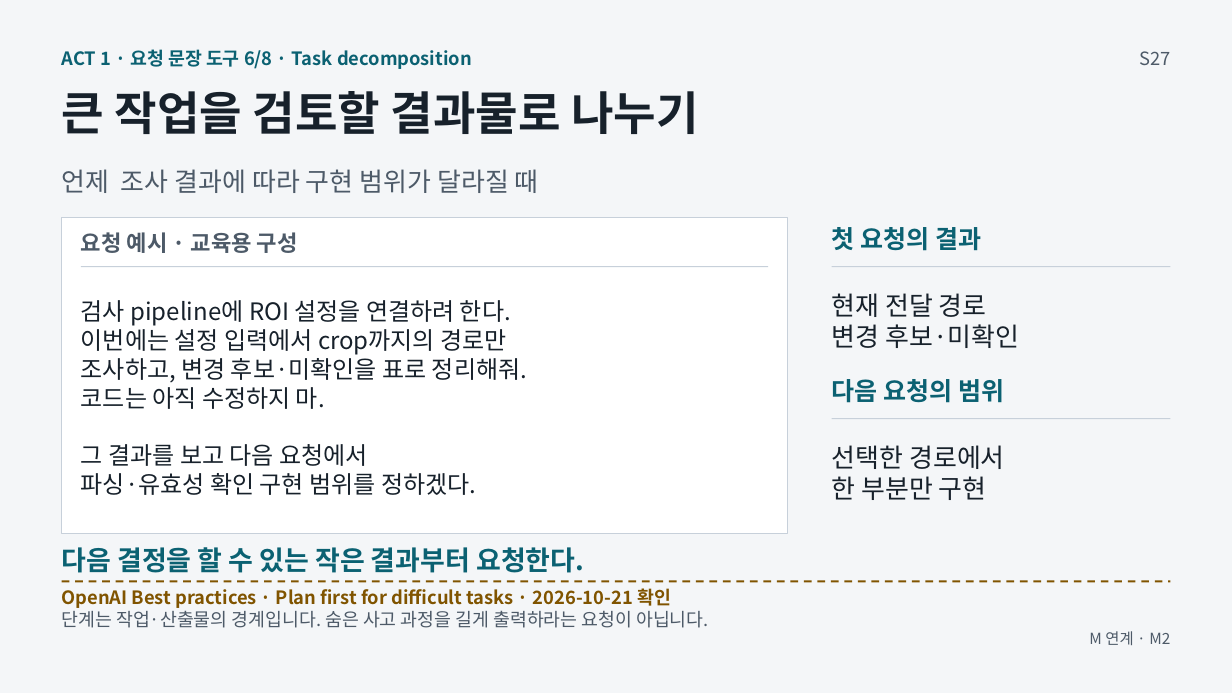
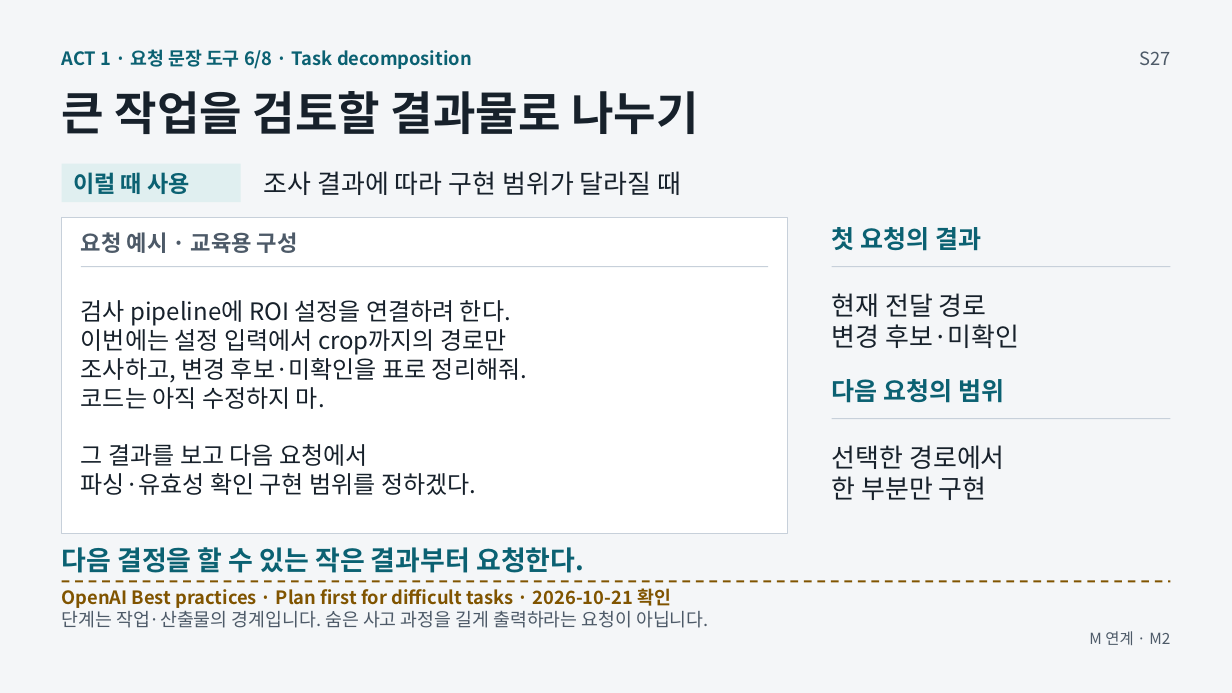
Before and after one commit to GideokKim/ai-dev-training, a slide deck: slide 17 of production/ACT_1.pptx. Drawn at 1232x693 pixels with LibreOffice and Linux fonts; fonts in the diff are those of the drawing. Boxes give left, top, right and bottom in pixels: in the first picture for what was removed or moved away, otherwise in the second. Text is boxed around its words. In the diff, an @@ line names an element or a change of style, - is before the commit and + after.

```diff
--- a/production/ACT_1.pptx
+++ b/production/ACT_1.pptx
@@ rectangle added at [62,164,241,202], fill #E0EFF0 @@
@@ text added at [73,172,190,194], 18 pt, text #0B6172, bold @@
+이럴 때 사용
@@ text at [264,171,681,195]: text changed; text colour #4D5A68 to #17212B @@
-언제 조사 결과에 따라 구현 범위가 달라질 때
+조사 결과에 따라 구현 범위가 달라질 때
```
Also in this commit, not shown: 7 other slides changed, 31 other files.
